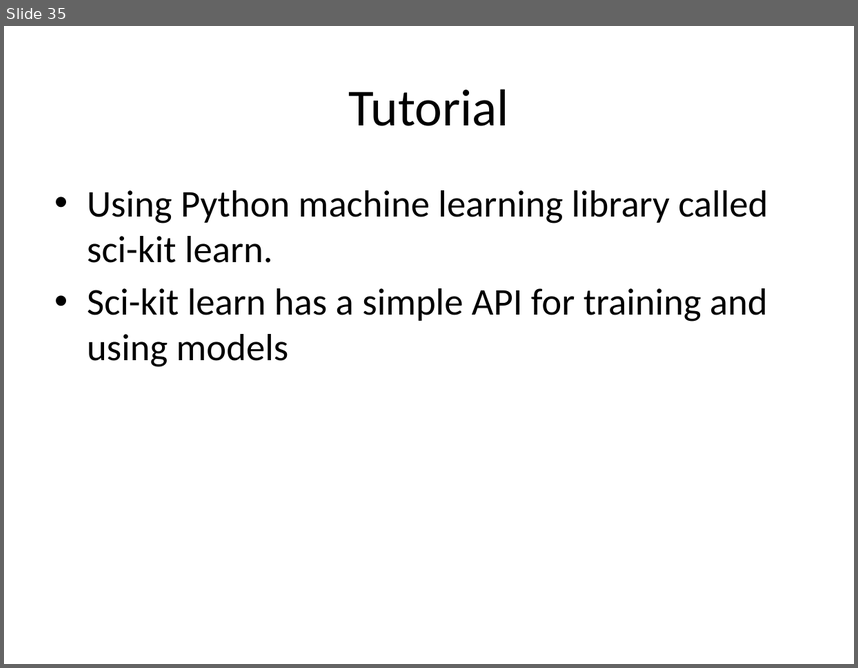
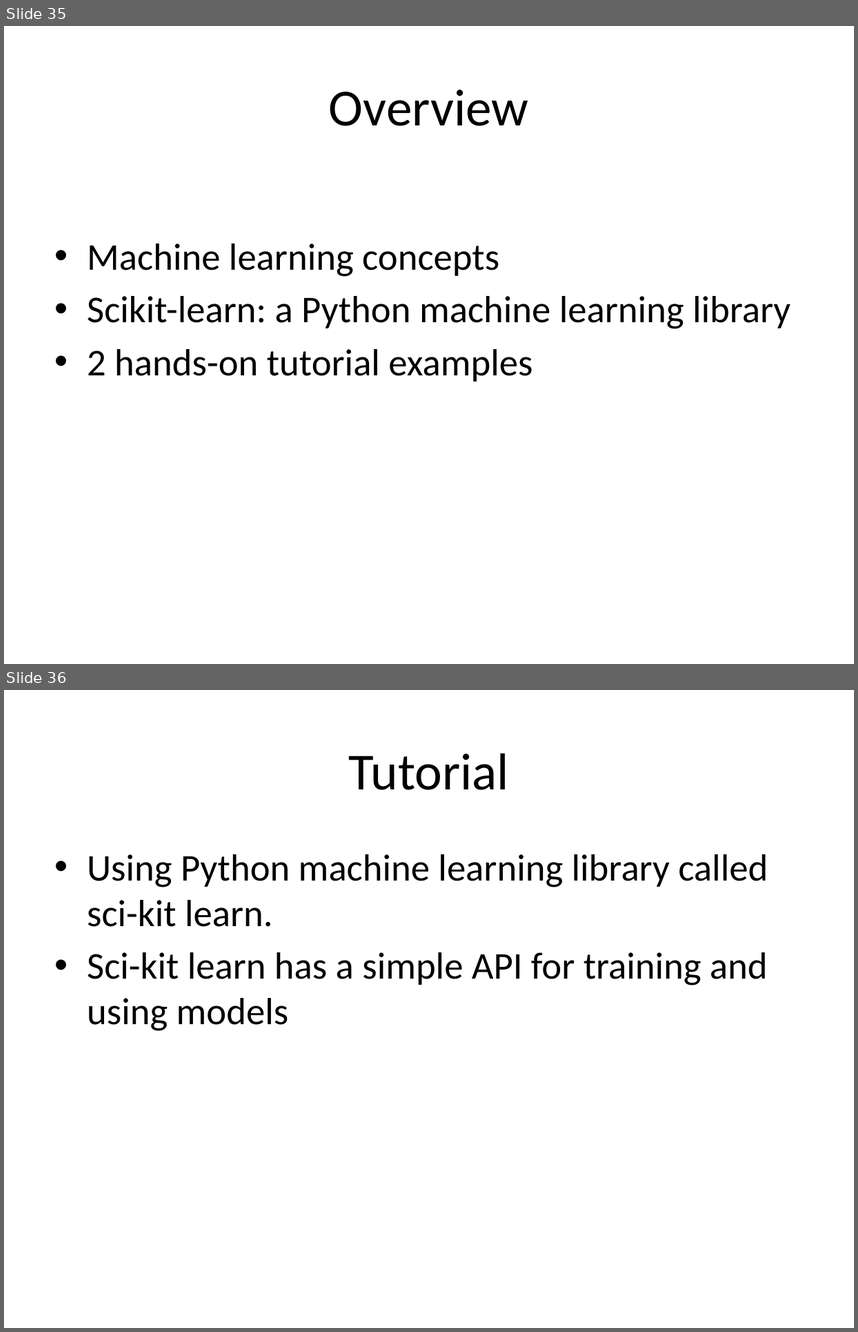
Before and after one commit to aloksharma1993/techfest-ml-tutorial, a slide deck: Techfest_ML.pptx. Shown one above the other, each under a label of ours: slide 35 before the commit, slides 35 and 36 after it. The pictures are 858x668 and 858x1332 pixels, drawn with LibreOffice and Linux fonts; fonts in the diff are those of the drawing. Boxes give left, top, right and bottom in pixels: in the first picture for what was removed or moved away, otherwise in the second. Text is boxed around its words. In the diff, an @@ line names an element or a change of style, - is before the commit and + after.

```diff
--- a/Techfest_ML.pptx
+++ b/Techfest_ML.pptx
@@ slide 35 added at (4, 26, 854, 664), background #FFFFFF @@
@@ title added at (329, 89, 529, 126), 44 pt, text #000000 @@
+Overview
@@ text added at (87, 243, 791, 381), 32 pt, text #000000 @@
+• Machine learning concepts
+• Scikit-learn: a Python machine learning library
+• 2 hands-on tutorial examples
@@ what was slide 35 is now slide 36 @@
```
Also in this commit, not shown: 7 slides changed, 1 other slide added.
